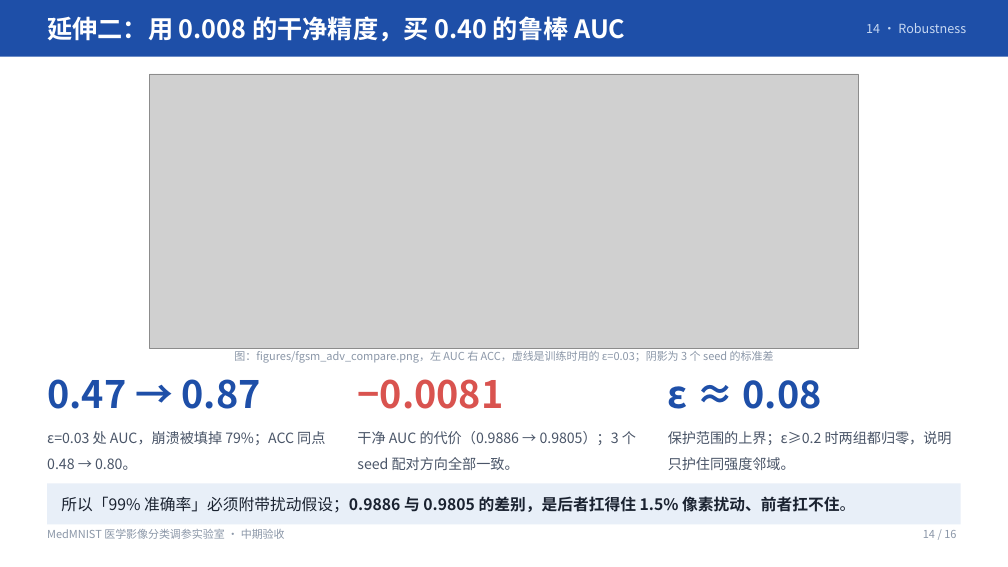
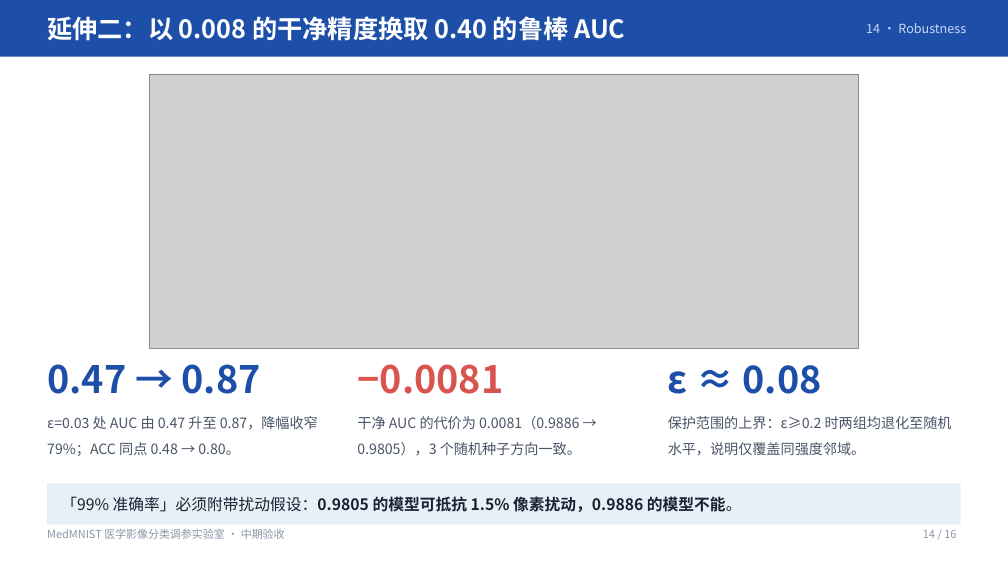
Before and after one commit to via453/medmnist-tuning-lab, a slide deck: slide 14 of MedMNIST调参实验室_汇报_学术版/MedMNIST调参实验室_汇报_学术版.pptx. Drawn at 1008x567 pixels with LibreOffice and Linux fonts; fonts in the diff are those of the drawing; grey boxes stand for pictures. Boxes give left, top, right and bottom in pixels: in the first picture for what was removed or moved away, otherwise in the second. Text is boxed around its words. In the diff, an @@ line names an element or a change of style, - is before the commit and + after.

```diff
--- a/MedMNIST调参实验室_汇报_学术版/MedMNIST调参实验室_汇报_学术版.pptx
+++ b/MedMNIST调参实验室_汇报_学术版/MedMNIST调参实验室_汇报_学术版.pptx
@@ text at (47, 16, 625, 41): text changed @@
-延伸二：用 0.008 的干净精度，买 0.40 的鲁棒 AUC
+延伸二：以 0.008 的干净精度换取 0.40 的鲁棒 AUC
@@ text removed at (234, 351, 774, 363) @@
-图：figures/fgsm_adv_compare.png，左 AUC 右 ACC，虚线是训练时用的 ε=0.03；阴影为 3 个 seed 的标准差
@@ 3 texts: place and size @@
-3 texts at (47, 379, 822, 409)
+3 texts at (47, 364, 822, 394)
@@ text at (47, 416, 318, 456): text changed @@
-ε=0.03 处 AUC，崩溃被填掉 79%；ACC 同点 0.48 → 0.80。
+ε=0.03 处 AUC 由 0.47 升至 0.87，降幅收窄 79%；ACC 同点 0.48 → 0.80。
@@ text at (357, 416, 581, 455): text changed @@
-干净 AUC 的代价（0.9886 → 0.9805）；3 个 seed 配对方向全部一致。
+干净 AUC 的代价为 0.0081（0.9886 → 0.9805），3 个随机种子方向一致。
@@ text at (668, 416, 952, 456): text changed @@
-保护范围的上界；ε≥0.2 时两组都归零，说明只护住同强度邻域。
+保护范围的上界：ε≥0.2 时两组均退化至随机水平，说明仅覆盖同强度邻域。
@@ text at (61, 496, 741, 512): text changed @@
-所以「99% 准确率」必须附带扰动假设；0.9886 与 0.9805 的差别，是后者扛得住 1.5% 像素扰动、前者扛不住。
+「99% 准确率」必须附带扰动假设：0.9805 的模型可抵抗 1.5% 像素扰动，0.9886 的模型不能。
```
Also in this commit, not shown: 13 other slides changed, 40 other files.
